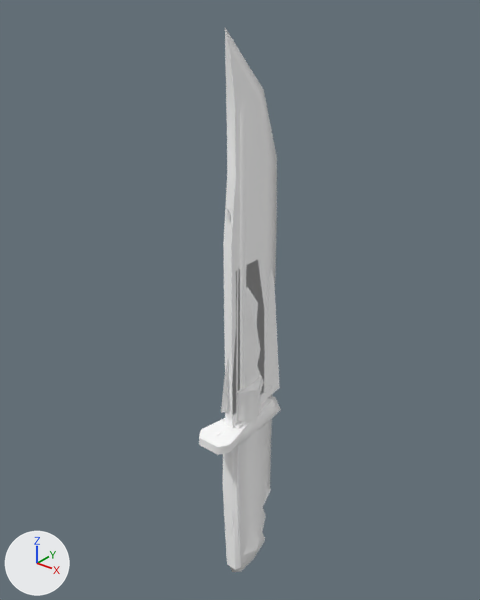
What one commit did to the FBX model Contents/mods/Authentic Z - Current/media/models_X/weapons/1handed/KnifeEnd.fbx.
Both versions are drawn from a 50 mm camera at (0.00168, -0.00209, 0.00264) aimed at (-0.00007, 0.0001, 0.00129). The lights are fixed; the arrows at lower left show +X, +Y and +Z. Where no turn or scale is listed for an object, it has been applied to the vertices.

The first picture shows 'Bayonet', 'FlintKnife', 'HuntingKnife', 'HuntingKnife.001', 'IcePick', 'Knife'.
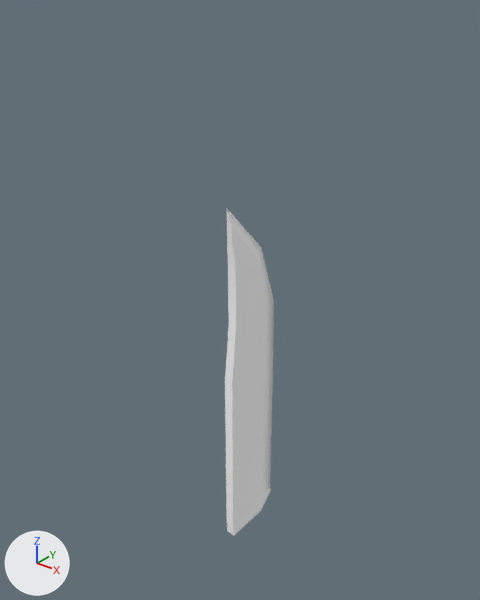
The newer file is also turned or shifted as a whole; pictures and numbers use the older file's frame.

What differs and where, as boxes (x1, y1, x2, y2) in the pictures (480 x 600 px):
'HuntingKnife.001', deleted: before (217, 28, 281, 572)
'FlintKnife', deleted: before (221, 287, 264, 555)
'Knife', deleted: before (223, 232, 280, 570)
'IcePick', deleted: before (230, 98, 247, 390)
'Bayonet', deleted: before (199, 410, 264, 455)
'HuntingKnife', unchanged, uncovered by the edit: before (225, 209, 272, 534); after (225, 209, 274, 536)

The change, as a diff of the scene's bpy script:
```diff
--- a/Contents/mods/Authentic Z - Current/media/models_X/weapons/1handed/KnifeEnd.fbx.py
+++ b/Contents/mods/Authentic Z - Current/media/models_X/weapons/1handed/KnifeEnd.fbx.py
@@ ob_flintknife @@
-ob_flintknife = bpy.data.objects.new('FlintKnife', me_flintknife)
-ob_flintknife.location = (0.0, 0.0, 0.0)
@@ ob_bayonet @@
-ob_bayonet = bpy.data.objects.new('Bayonet', me_bayonet)
-ob_bayonet.location = (0.0, 0.0, 0.0)
@@ ob_icepick @@
-ob_icepick = bpy.data.objects.new('IcePick', me_icepick)
-ob_icepick.location = (0.0, 0.0, 0.0)
@@ ob_huntingknife_001 @@
-ob_huntingknife_001 = bpy.data.objects.new('HuntingKnife.001', me_huntingknife_001)
-ob_huntingknife_001.location = (0.0, 0.0, 0.0)
@@ ob_knife @@
-ob_knife = bpy.data.objects.new('Knife', me_knife)
-ob_knife.location = (0.0, 0.0, 0.0)
```
